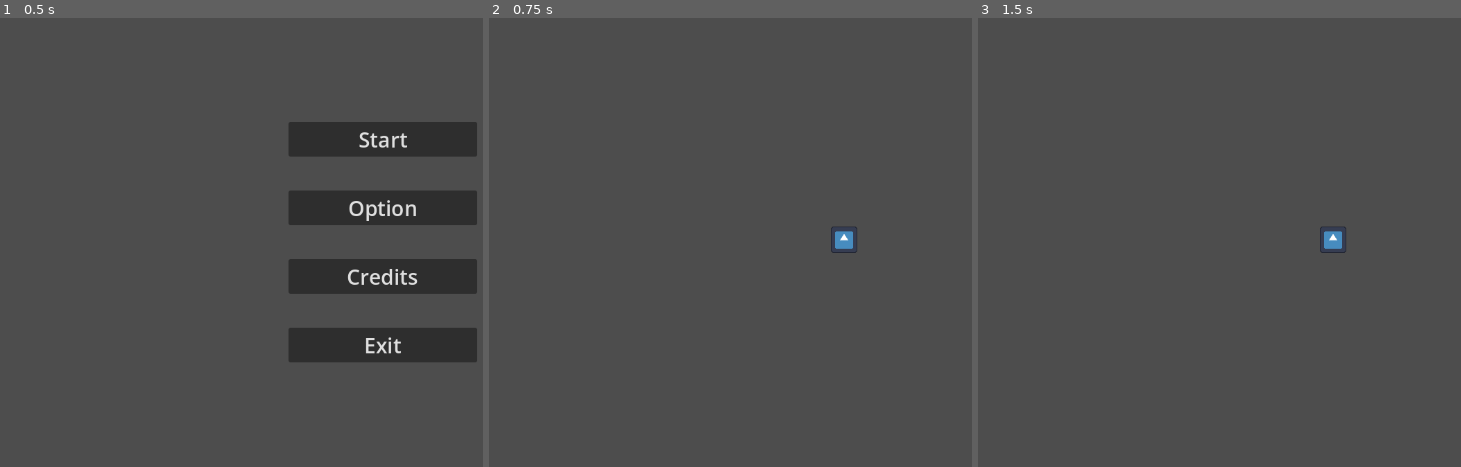
Above: before the commit, frames 1-3 (left to right).
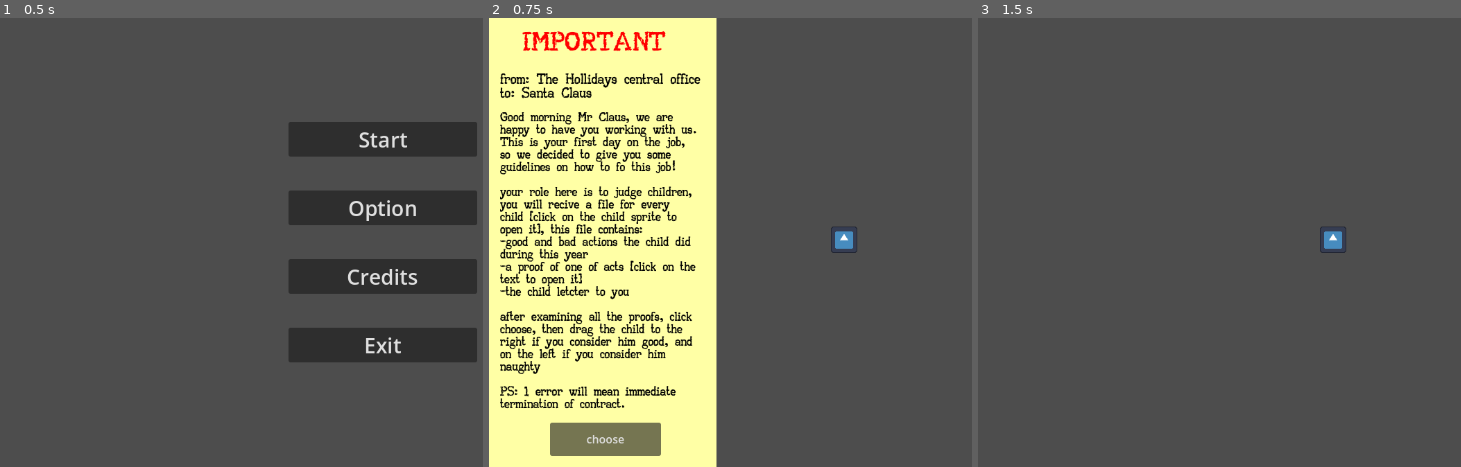
Above: after the commit, the same moments.

Repository: Zapzoop/chritmasgamejam
Game: Godot game, scene res://main_menu/mainmenu.tscn
Two runs of this game, one before a commit and one after it. Both use one fixed random seed, a clock stepped at 60 frames per second and the inputs below. The engine's default icon, where the game draws it, is replaced by a stand-in: a white triangle on a blue panel in a dark square.
Inputs (mouse positions are in pixels of both pictures, inside the frame that each line leads up to):
- Up to frame 1 (0.5 s): no input
- Up to frame 2 (0.75 s): click "Start" at 0.5 s
- Up to frame 3 (1.5 s): click (1093, 440) at 1.25 s, where only the run after the commit has a clickable "choose"

Frame 1 is identical in both runs. In frame 2, 47% of the frame differs, in the area x 0-48%, y 0-100%; in frame 3, nothing differs.

Commit message:
added the tutorial letter to!

Diff:
--- /dev/null
+++ b/assets/fonts/normal.tres
@@ -0,0 +1,7 @@
+[gd_resource type="Theme" load_steps=2 format=3 uid="uid://cuevdh5m46808"]
+
+[ext_resource type="FontFile" uid="uid://c7omhw0uwjvi8" path="res://assets/fonts/AA_typewriter.ttf" id="1_w1kce"]
+
+[resource]
+default_font = ExtResource("1_w1kce")
+default_font_size = 19
--- /dev/null
+++ b/assets/scenes&scripts/tutorial.tscn
@@ -0,0 +1,105 @@
+[gd_scene load_steps=5 format=3 uid="uid://crd2ohkb3lewo"]
+
+[ext_resource type="Script" path="res://tutorial.gd" id="1_ngq68"]
+[ext_resource type="FontFile" uid="uid://c7omhw0uwjvi8" path="res://assets/fonts/AA_typewriter.ttf" id="2_aqwty"]
+[ext_resource type="Theme" uid="uid://cuevdh5m46808" path="res://assets/fonts/normal.tres" id="3_2j0yg"]
+
+[sub_resource type="Theme" id="Theme_j6tsk"]
+default_font = ExtResource("2_aqwty")
+default_font_size = 28
+
+[node name="tutorial" type="Control"]
+top_level = true
+layout_mode = 3
+anchor_right = 0.291667
+anchor_bottom = 1.0
+grow_vertical = 2
+script = ExtResource("1_ngq68")
+metadata/_edit_use_anchors_ = true
+
+[node name="paper" type="Sprite2D" parent="."]
+
+[node name="just untile we get the texture" type="ColorRect" parent="paper"]
+anchors_preset = -1
+anchor_right = 328.0
+anchor_bottom = 648.0
+grow_vertical = 2
+size_flags_vertical = 3
+color = Color(1, 1, 0.647059, 1)
+metadata/_edit_use_anchors_ = true
+
+[node name="Control" type="Control" parent="paper/just untile we get the texture"]
+layout_mode = 1
+anchors_preset = 15
+anchor_right = 1.0
+anchor_bottom = 1.0
+grow_horizontal = 2
+grow_vertical = 2
+metadata/_edit_use_anchors_ = true
+
+[node name="name" type="RichTextLabel" parent="paper/just untile we get the texture/Control"]
+layout_mode = 1
+anchors_preset = -1
+anchor_left = 0.146341
+anchor_top = -0.0246914
+anchor_right = 0.878049
+anchor_bottom = 0.0864198
+theme = SubResource("Theme_j6tsk")
+theme_override_colors/default_color = Color(0, 0, 0, 1)
+theme_override_font_sizes/normal_font_size = 35
+bbcode_enabled = true
+text = "[color=red]	IMPORTANT[/color]"
+scroll_active = false
+metadata/_edit_use_anchors_ = true
+
+[node name="data" type="RichTextLabel" parent="paper/just untile we get the texture/Control"]
+layout_mode = 1
+anchors_preset = -1
+anchor_left = 0.0487805
+anchor_top = 0.123457
+anchor_right = 1.0
+anchor_bottom = 1.02469
+theme = ExtResource("3_2j0yg")
+theme_override_colors/default_color = Color(0, 0, 0, 1)
+text = "from: The Hollidays central office
+to: Santa Claus
+"
+metadata/_edit_use_anchors_ = true
+
+[node name="story" type="RichTextLabel" parent="paper/just untile we get the texture/Control"]
+layout_mode = 1
+anchors_preset = -1
+anchor_left = 0.0487805
+anchor_top = 0.209877
+anchor_right = 0.951219
+anchor_bottom = 0.888889
+theme = ExtResource("3_2j0yg")
+theme_override_colors/default_color = Color(0, 0, 0, 1)
+theme_override_font_sizes/normal_font_size = 17
+bbcode_enabled = true
+text = "Good morning Mr Claus, we are happy to have you working with us.
+This is your first day on the job, so we decided to give you some guidelines on how to fo this job!
+
+your role here is to judge children, you will recive a file for every child [click on the child sprite to open it], this file contains:
+-good and bad actions the child did during this year
+-a proof of one of acts [click on the text to open it]
+-the child letcter to you
+
+after examining all the proofs, click choose, then drag the child to the right if you consider him good, and on the left if you consider him naughty
+
+PS: 1 error will mean immediate termination of contract."
+metadata/_edit_use_anchors_ = true
+
+[node name="Nice" type="Button" parent="paper/just untile we get the texture/Control"]
+layout_mode = 1
+anchors_preset = -1
+anchor_left = 0.268293
+anchor_top = 0.901235
+anchor_right = 0.756098
+anchor_bottom = 0.975309
+text = "choose"
+metadata/_edit_use_anchors_ = true
+
+[node name="Sprite2D" type="Sprite2D" parent="paper"]
+
+[connection signal="pressed" from="paper/just untile we get the texture/Control/Nice" to="." method="_on_nice_pressed"]
--- a/mainlevel/level.tscn
+++ b/mainlevel/level.tscn
@@ -1,6 +1,7 @@
-[gd_scene load_steps=4 format=3 uid="uid://vuqfwpbiwr2m"]
+[gd_scene load_steps=5 format=3 uid="uid://vuqfwpbiwr2m"]
 
 [ext_resource type="Script" path="res://mainlevel/level.gd" id="1_xguva"]
+[ext_resource type="PackedScene" uid="uid://crd2ohkb3lewo" path="res://assets/scenes&scripts/tutorial.tscn" id="2_prt3w"]
 
 [sub_resource type="RectangleShape2D" id="RectangleShape2D_41rdw"]
 size = Vector2(170, 154)
@@ -44,3 +45,5 @@
 
 [node name="center" type="Node2D" parent="."]
 position = Vector2(608, 296)
+
+[node name="tutorial" parent="." instance=ExtResource("2_prt3w")]
--- /dev/null
+++ b/tutorial.gd
@@ -0,0 +1,15 @@
+extends Control
+
+
+# Called when the node enters the scene tree for the first time.
+func _ready():
+	pass # Replace with function body.
+
+
+# Called every frame. 'delta' is the elapsed time since the previous frame.
+func _process(delta):
+	pass
+
+
+func _on_nice_pressed():
+	get_parent().remove_child(self)
Binary file added: assets/fonts/AA_typewriter.ttf
Not shown, added: assets/fonts/AA_typewriter.ttf.import
Binary file added: assets/fonts/Written On The Hand-Bold.otf
Not shown, added: assets/fonts/Written On The Hand-Bold.otf.import
Binary file added: assets/fonts/Written On The Hand.otf
Not shown, added: assets/fonts/Written On The Hand.otf.import
Not shown: 2 places in character/child/child.tscn that only renumber resources
